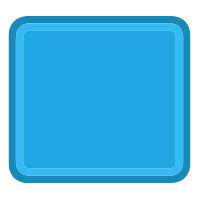
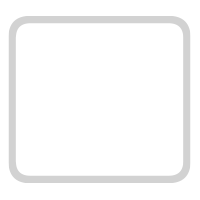
Before/after of a 200 × 200 layered artwork. What changed in the layer stack:
painted on "Vector Smart Object" (1st of 2) over [8,16,191,183]
